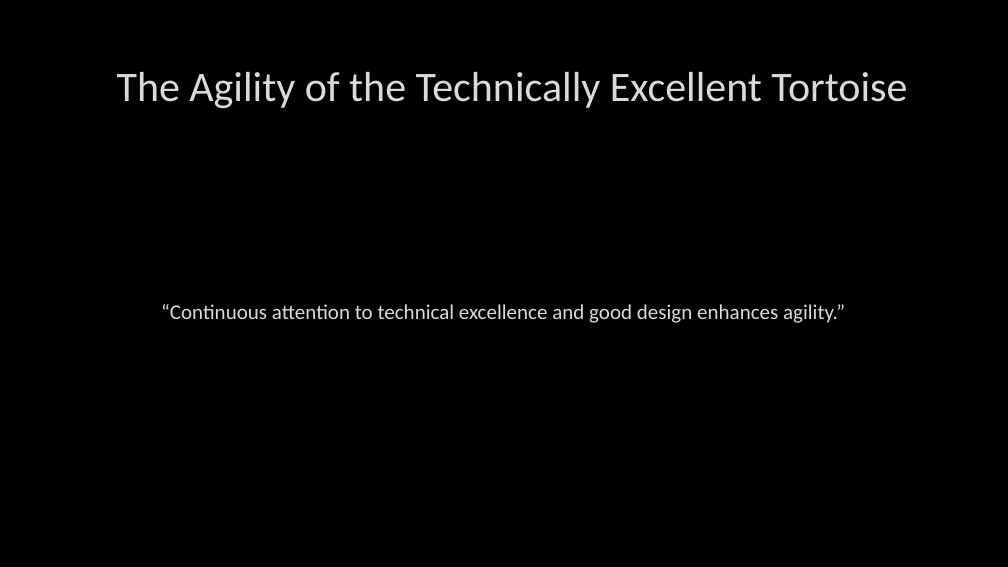
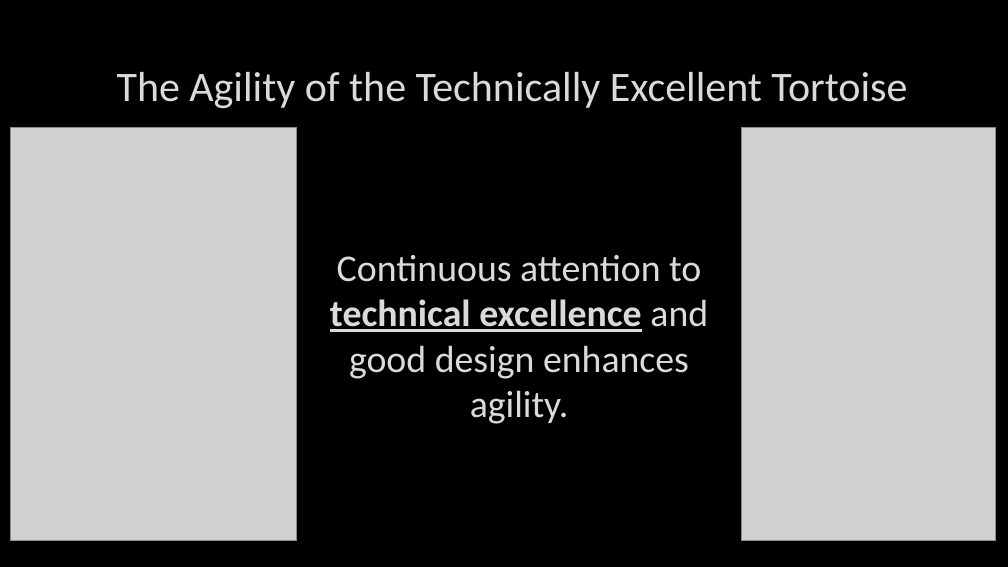
Before and after one commit to jugisahunk/presentations, a slide deck: slide 8 of tortoise-and-hare/tortoise-and-hare.pptx. Drawn at 1008x567 pixels with LibreOffice and Linux fonts; fonts in the diff are those of the drawing; grey boxes stand for pictures; background and template pictures are left out. Boxes give left, top, right and bottom in pixels: in the first picture for what was removed or moved away, otherwise in the second. Text is boxed around its words. In the diff, an @@ line names an element or a change of style, - is before the commit and + after.

```diff
--- a/tortoise-and-hare/tortoise-and-hare.pptx
+++ b/tortoise-and-hare/tortoise-and-hare.pptx
@@ picture added at box(10, 128, 296, 541) @@
@@ picture added at box(742, 128, 996, 541) @@
@@ text at box(330, 255, 708, 424): text changed; size 20 to 36 pt @@
-“Continuous attention to technical excellence and good design enhances agility.”
+Continuous attention to technical excellence and good design enhances agility.
```
Also in this commit, not shown: 7 other slides changed, 3 other files.
